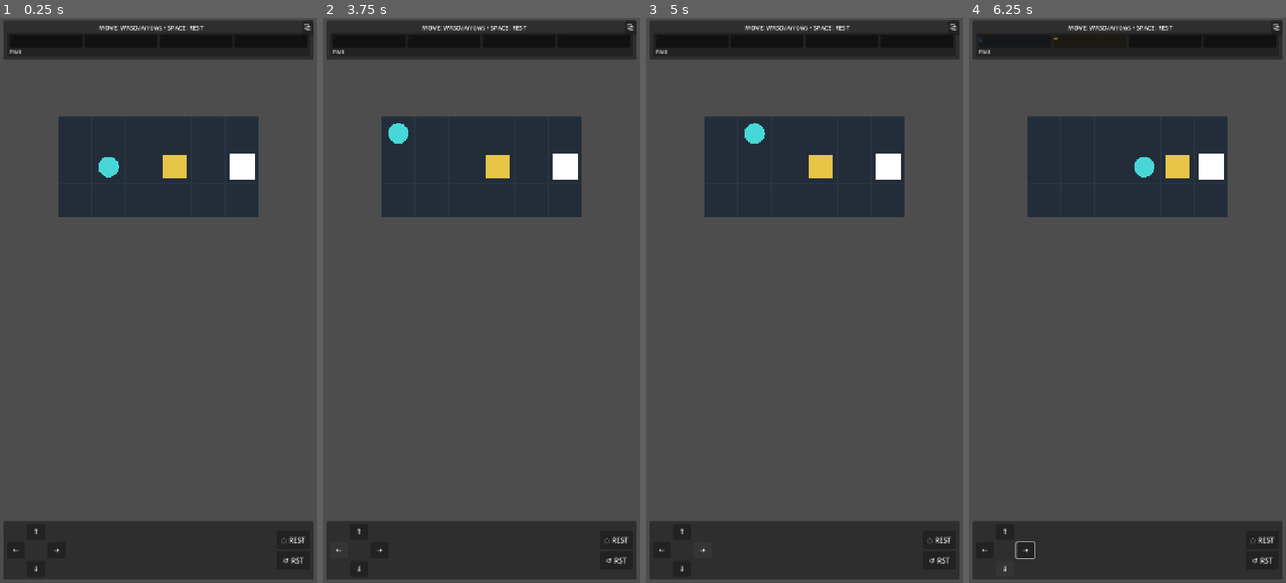
Above: before the commit, frames 1-4 (left to right).
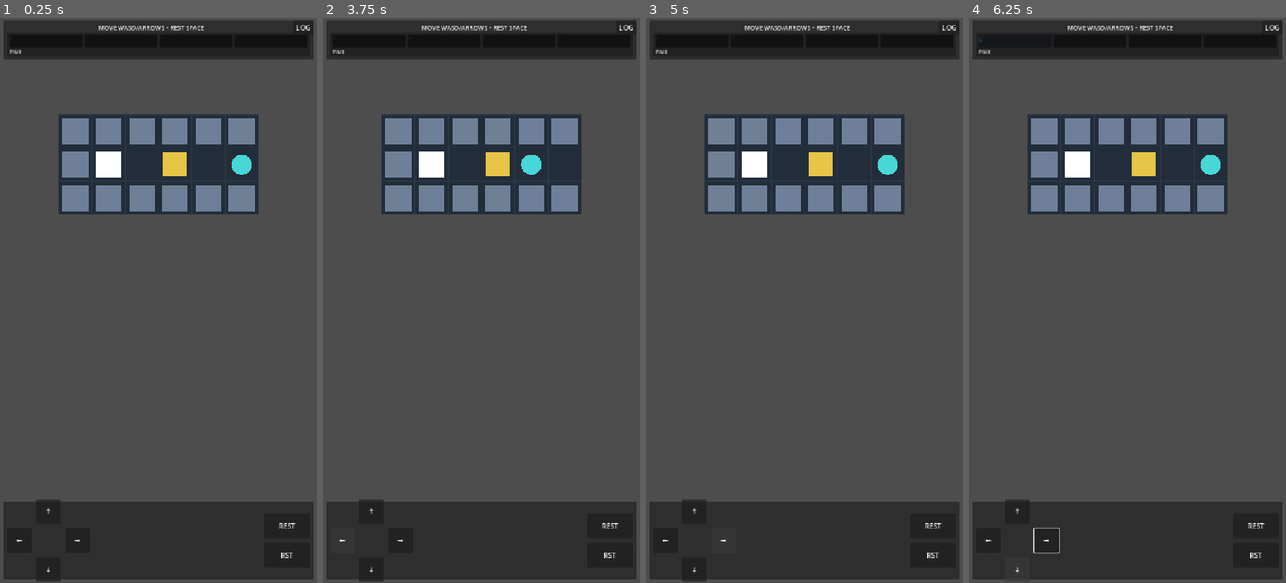
Above: after the commit, the same moments.

Repository: hszqf/Scatterbrain
Game: Godot game, scene res://scenes/app/App.tscn
The game is run twice, just before and just after one commit, with the same random seed, the same clock (stepped at 60 frames per second) and the same inputs.
Inputs:
- Up to frame 1 (0.25 s): no input
- Up to frame 2 (3.75 s): click "◌ REST" (after the commit: "REST") at 0.5 s; click "↺ RST" (after the commit: "RST") at 1.25 s; click "⧉" (after the commit: "LOG") at 2 s; click "↑" at 2.75 s; click "←" at 3.5 s
- Up to frame 3 (5 s): click "→" at 4.25 s
- Up to frame 4 (6.25 s): click "↓" at 5 s; tap Enter at 5.75 s; hold Right (move_right) from 5.78 s (still down); tap Space (empty_change) at 5.85 s

The runs differ from the first frame. In frame 1, 10% of the frame differs, in the area x 1-99%, y 1-100%; in frame 2, 10%; in frame 3, 10%; in frame 4, 11%, in the area x 1-99%, y 1-99%.

Commit message:
Polish web HUD labels and update Level001 layout

Diff:
--- a/scenes/game/GameRoot.tscn
+++ b/scenes/game/GameRoot.tscn
@@ -81,7 +81,7 @@
 size_flags_vertical = 3
 
 [node name="BottomPanel" type="Panel" parent="CanvasLayer/UIRoot/MainVBox"]
-custom_minimum_size = Vector2(0, 132)
+custom_minimum_size = Vector2(0, 176)
 layout_mode = 2
 
 [node name="BottomRow" type="HBoxContainer" parent="CanvasLayer/UIRoot/MainVBox/BottomPanel"]
@@ -95,81 +95,81 @@
 offset_bottom = -8.0
 grow_horizontal = 2
 grow_vertical = 2
-theme_override_constants/separation = 8
+theme_override_constants/separation = 12
 
 [node name="MovePad" type="GridContainer" parent="CanvasLayer/UIRoot/MainVBox/BottomPanel/BottomRow"]
 layout_mode = 2
 size_flags_horizontal = 3
 columns = 3
-theme_override_constants/h_separation = 6
-theme_override_constants/v_separation = 6
+theme_override_constants/h_separation = 10
+theme_override_constants/v_separation = 10
 
 [node name="PadBlankA" type="Control" parent="CanvasLayer/UIRoot/MainVBox/BottomPanel/BottomRow/MovePad"]
-custom_minimum_size = Vector2(40, 36)
+custom_minimum_size = Vector2(56, 56)
 layout_mode = 2
 
 [node name="UpButton" type="Button" parent="CanvasLayer/UIRoot/MainVBox/BottomPanel/BottomRow/MovePad"]
-custom_minimum_size = Vector2(40, 36)
+custom_minimum_size = Vector2(56, 56)
 layout_mode = 2
 text = "↑"
 
 [node name="PadBlankB" type="Control" parent="CanvasLayer/UIRoot/MainVBox/BottomPanel/BottomRow/MovePad"]
-custom_minimum_size = Vector2(40, 36)
+custom_minimum_size = Vector2(56, 56)
 layout_mode = 2
 
 [node name="LeftButton" type="Button" parent="CanvasLayer/UIRoot/MainVBox/BottomPanel/BottomRow/MovePad"]
-custom_minimum_size = Vector2(40, 36)
+custom_minimum_size = Vector2(56, 56)
 layout_mode = 2
 text = "←"
 
 [node name="PadBlankC" type="Control" parent="CanvasLayer/UIRoot/MainVBox/BottomPanel/BottomRow/MovePad"]
-custom_minimum_size = Vector2(40, 36)
+custom_minimum_size = Vector2(56, 56)
 layout_mode = 2
 
 [node name="RightButton" type="Button" parent="CanvasLayer/UIRoot/MainVBox/BottomPanel/BottomRow/MovePad"]
-custom_minimum_size = Vector2(40, 36)
+custom_minimum_size = Vector2(56, 56)
 layout_mode = 2
 text = "→"
 
 [node name="PadBlankD" type="Control" parent="CanvasLayer/UIRoot/MainVBox/BottomPanel/BottomRow/MovePad"]
-custom_minimum_size = Vector2(40, 36)
+custom_minimum_size = Vector2(56, 56)
 layout_mode = 2
 
 [node name="DownButton" type="Button" parent="CanvasLayer/UIRoot/MainVBox/BottomPanel/BottomRow/MovePad"]
-custom_minimum_size = Vector2(40, 36)
+custom_minimum_size = Vector2(56, 56)
 layout_mode = 2
 text = "↓"
 
 [node name="PadBlankE" type="Control" parent="CanvasLayer/UIRoot/MainVBox/BottomPanel/BottomRow/MovePad"]
-custom_minimum_size = Vector2(40, 36)
+custom_minimum_size = Vector2(56, 56)
 layout_mode = 2
 
 [node name="ActionColumn" type="VBoxContainer" parent="CanvasLayer/UIRoot/MainVBox/BottomPanel/BottomRow"]
 layout_mode = 2
 size_flags_horizontal = 1
 alignment = 1
-theme_override_constants/separation = 6
+theme_override_constants/separation = 10
 
 [node name="MeditateButton" type="Button" parent="CanvasLayer/UIRoot/MainVBox/BottomPanel/BottomRow/ActionColumn"]
-custom_minimum_size = Vector2(76, 40)
+custom_minimum_size = Vector2(104, 56)
 layout_mode = 2
-text = "◌ REST"
+text = "REST"
 
 [node name="RestartButton" type="Button" parent="CanvasLayer/UIRoot/MainVBox/BottomPanel/BottomRow/ActionColumn"]
-custom_minimum_size = Vector2(76, 40)
+custom_minimum_size = Vector2(104, 56)
 layout_mode = 2
-text = "↺ RST"
+text = "RST"
 
 [node name="CopyLogButton" type="Button" parent="CanvasLayer/UIRoot"]
 layout_mode = 1
 anchors_preset = 1
 anchor_left = 1.0
 anchor_right = 1.0
-offset_left = -34.0
+offset_left = -54.0
 offset_top = 6.0
 offset_right = -8.0
-offset_bottom = 32.0
-text = "⧉"
+offset_bottom = 34.0
+text = "LOG"
 
 [node name="CopyLogFeedback" type="Label" parent="CanvasLayer/UIRoot"]
 layout_mode = 1
--- a/scenes/levels/Level001.tscn
+++ b/scenes/levels/Level001.tscn
@@ -17,42 +17,49 @@
 script = ExtResource("2")
 coord = Vector3i(0, 0, 0)
 has_floor = true
+content_type = 1
 
 [node name="Cell_1_0_0" type="Node2D" parent="Grid/Slice_0"]
 script = ExtResource("2")
 coord = Vector3i(1, 0, 0)
 has_floor = true
+content_type = 1
 
 [node name="Cell_2_0_0" type="Node2D" parent="Grid/Slice_0"]
 script = ExtResource("2")
 coord = Vector3i(2, 0, 0)
 has_floor = true
+content_type = 1
 
 [node name="Cell_3_0_0" type="Node2D" parent="Grid/Slice_0"]
 script = ExtResource("2")
 coord = Vector3i(3, 0, 0)
 has_floor = true
+content_type = 1
 
 [node name="Cell_4_0_0" type="Node2D" parent="Grid/Slice_0"]
 script = ExtResource("2")
 coord = Vector3i(4, 0, 0)
 has_floor = true
+content_type = 1
 
 [node name="Cell_5_0_0" type="Node2D" parent="Grid/Slice_0"]
 script = ExtResource("2")
 coord = Vector3i(5, 0, 0)
 has_floor = true
+content_type = 1
 
 [node name="Cell_0_1_0" type="Node2D" parent="Grid/Slice_0"]
 script = ExtResource("2")
 coord = Vector3i(0, 1, 0)
 has_floor = true
+content_type = 1
 
 [node name="Cell_1_1_0" type="Node2D" parent="Grid/Slice_0"]
 script = ExtResource("2")
 coord = Vector3i(1, 1, 0)
 has_floor = true
-is_player_spawn = true
+is_exit = true
 
 [node name="Cell_2_1_0" type="Node2D" parent="Grid/Slice_0"]
 script = ExtResource("2")
@@ -74,34 +81,40 @@
 script = ExtResource("2")
 coord = Vector3i(5, 1, 0)
 has_floor = true
-is_exit = true
+is_player_spawn = true
 
 [node name="Cell_0_2_0" type="Node2D" parent="Grid/Slice_0"]
 script = ExtResource("2")
 coord = Vector3i(0, 2, 0)
 has_floor = true
+content_type = 1
 
 [node name="Cell_1_2_0" type="Node2D" parent="Grid/Slice_0"]
 script = ExtResource("2")
 coord = Vector3i(1, 2, 0)
 has_floor = true
+content_type = 1
 
 [node name="Cell_2_2_0" type="Node2D" parent="Grid/Slice_0"]
 script = ExtResource("2")
 coord = Vector3i(2, 2, 0)
 has_floor = true
+content_type = 1
 
 [node name="Cell_3_2_0" type="Node2D" parent="Grid/Slice_0"]
 script = ExtResource("2")
 coord = Vector3i(3, 2, 0)
 has_floor = true
+content_type = 1
 
 [node name="Cell_4_2_0" type="Node2D" parent="Grid/Slice_0"]
 script = ExtResource("2")
 coord = Vector3i(4, 2, 0)
 has_floor = true
+content_type = 1
 
 [node name="Cell_5_2_0" type="Node2D" parent="Grid/Slice_0"]
 script = ExtResource("2")
 coord = Vector3i(5, 2, 0)
 has_floor = true
+content_type = 1
--- a/scripts/game/game_controller.gd
+++ b/scripts/game/game_controller.gd
@@ -144,7 +144,7 @@
 func _check_win() -> void:
 	if _world.player_position == _world.exit_position:
 		_is_complete = true
-		_status_label.text = "CLEAR! press R / RST"
+		_status_label.text = "CLEAR • R/RST"
 
 
 func _recompile_world(reason: String) -> void:
@@ -181,7 +181,7 @@
 func _update_status() -> void:
 	if _is_complete:
 		return
-	_status_label.text = "MOVE: WASD/Arrows • SPACE: REST"
+	_status_label.text = "MOVE WASD/ARROWS • REST SPACE"
 
 
 func _layout_board() -> void:
